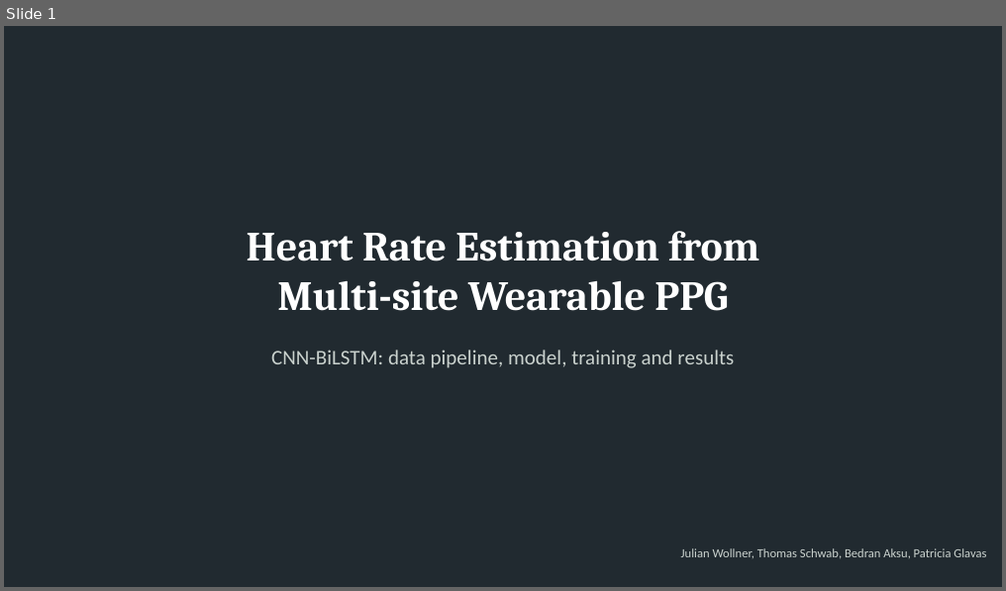
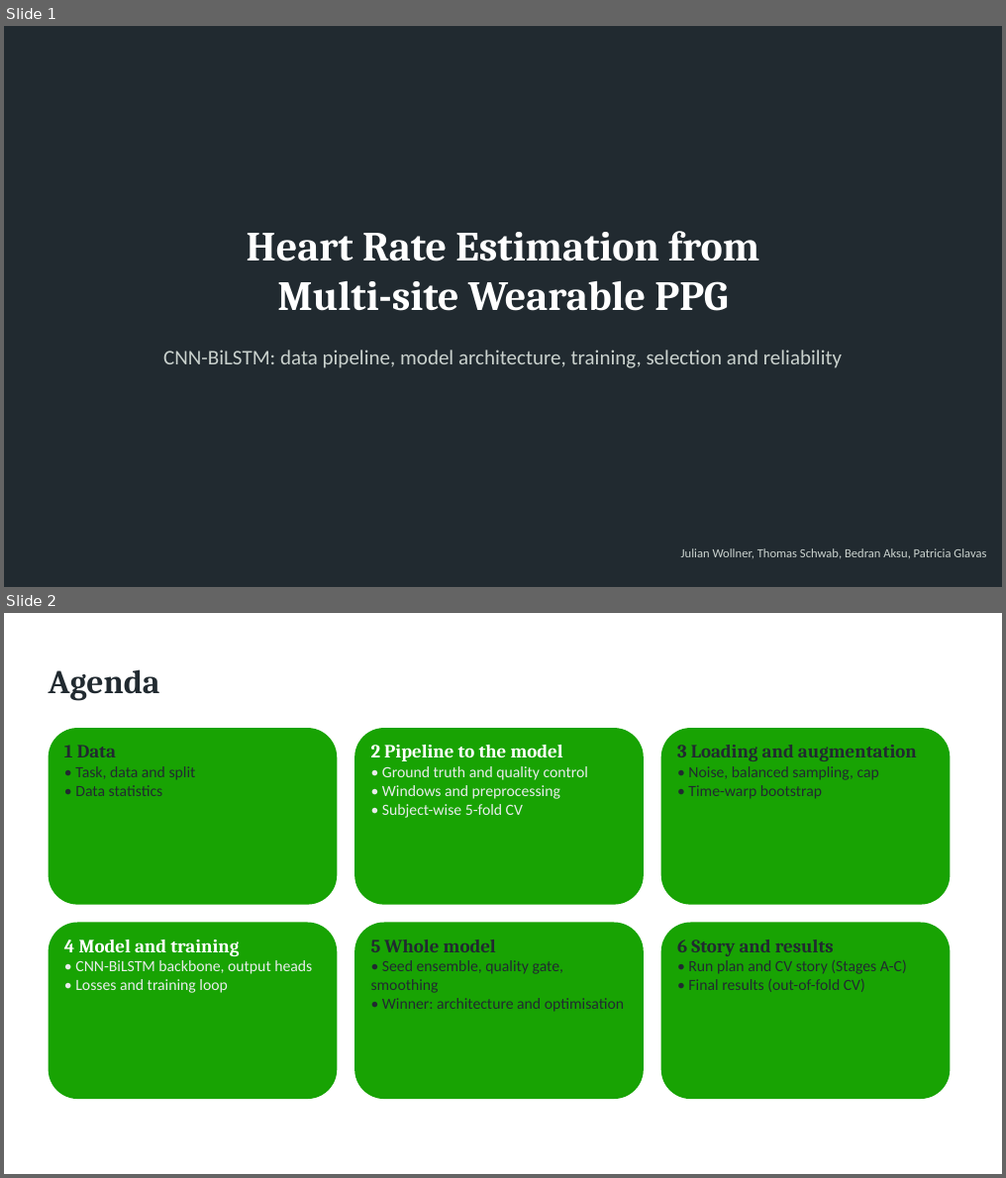
Before and after one commit to havedere/BSAA_HR, a slide deck: docs/hr_cnn_bilstm_results.odp. Shown one above the other, each under a label of ours: slide 1 before the commit, slides 1 and 2 after it. The pictures are 1006x591 and 1006x1178 pixels, drawn with LibreOffice and Linux fonts; fonts in the diff are those of the drawing. Boxes give left, top, right and bottom in pixels: in the first picture for what was removed or moved away, otherwise in the second. Text is boxed around its words. In the diff, an @@ line names an element or a change of style, - is before the commit and + after.

```diff
--- a/docs/hr_cnn_bilstm_results.odp
+++ b/docs/hr_cnn_bilstm_results.odp
@@ slide 2 added at [4, 613, 1002, 1174], background #FFFFFF @@
@@ text added at [49, 669, 160, 701], 32 pt, text #212A30, bold @@
+Agenda
@@ rounded rectangle added at [49, 728, 338, 905], fill #18A303 @@
@@ rounded rectangle added at [355, 728, 645, 905], fill #18A303 @@
@@ rounded rectangle added at [661, 728, 950, 905], fill #18A303 @@
@@ text added at [64, 745, 196, 796], 15 pt, text #212A30 @@
+1 Data
+• Task, data and split
+• Data statistics
@@ text added at [371, 745, 588, 818], 15 pt, text #E8ECEA @@
+2 Pipeline to the model
+• Ground truth and quality control
+• Windows and preprocessing
+• Subject-wise 5-fold CV
@@ text added at [677, 745, 917, 799], 15 pt, text #212A30 @@
+3 Loading and augmentation
+• Noise, balanced sampling, cap
+• Time-warp bootstrap
@@ rounded rectangle added at [49, 922, 338, 1099], fill #18A303 @@
@@ rounded rectangle added at [355, 922, 645, 1099], fill #18A303 @@
@@ rounded rectangle added at [661, 922, 950, 1099], fill #18A303 @@
@@ text added at [64, 940, 312, 993], 15 pt, text #E8ECEA @@
+4 Model and training
+• CNN-BiLSTM backbone, output heads
+• Losses and training loop
@@ text added at [371, 940, 624, 1012], 15 pt, text #212A30 @@
+5 Whole model
+• Seed ensemble, quality gate, smoothing
+• Winner: architecture and optimisation
@@ text added at [677, 940, 907, 992], 15 pt, text #212A30 @@
+6 Story and results
+• Run plan and CV story (Stages A-C)
+• Final results (out-of-fold CV)
@@ slide 1 changed as well @@
@@ text at [163, 350, 842, 369]: text changed @@
-CNN-BiLSTM: data pipeline, model, training and results
+CNN-BiLSTM: data pipeline, model architecture, training, selection and reliability
```
Also in this commit, not shown: 5 other slides changed, 27 other slides added, 6 slides removed, 3 other files.
